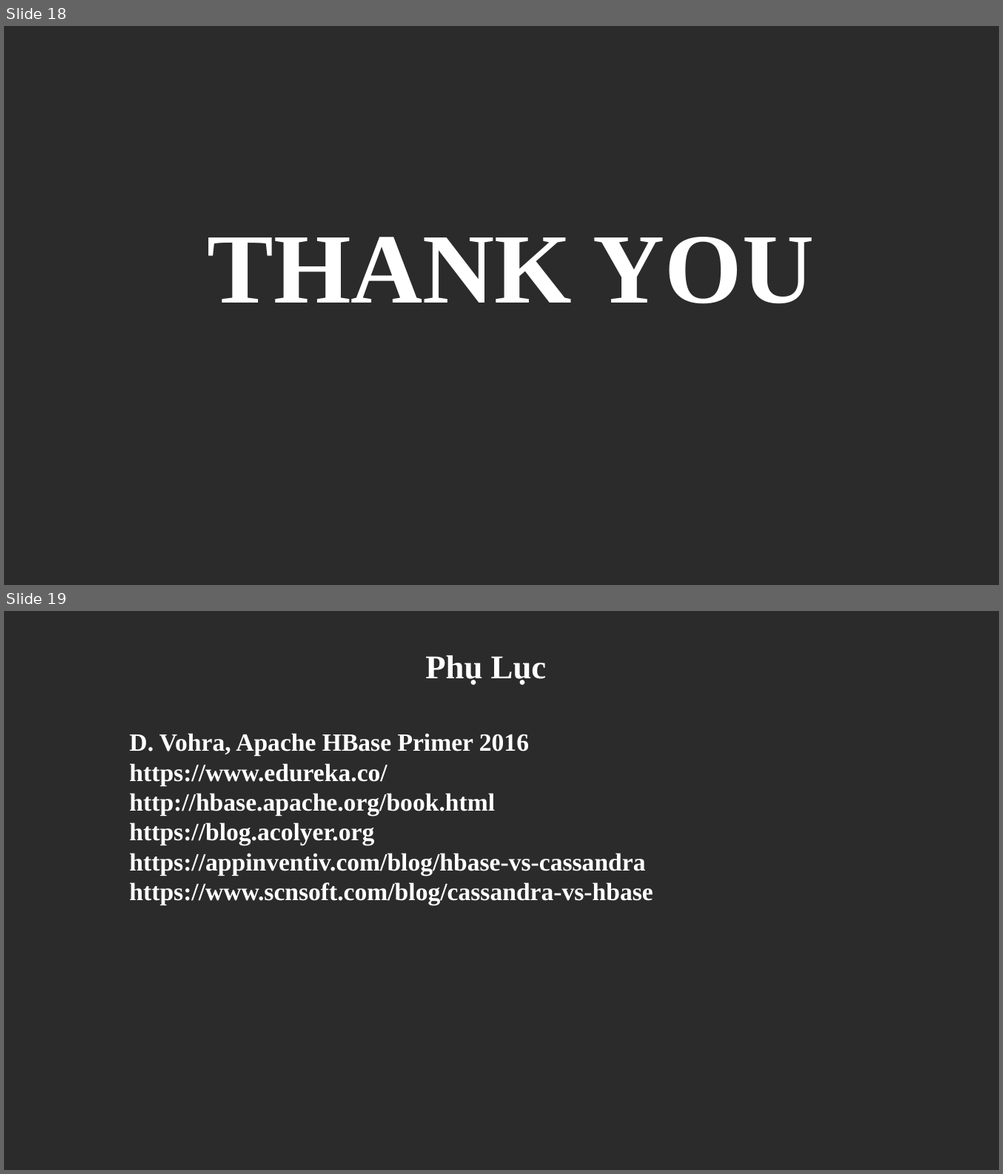
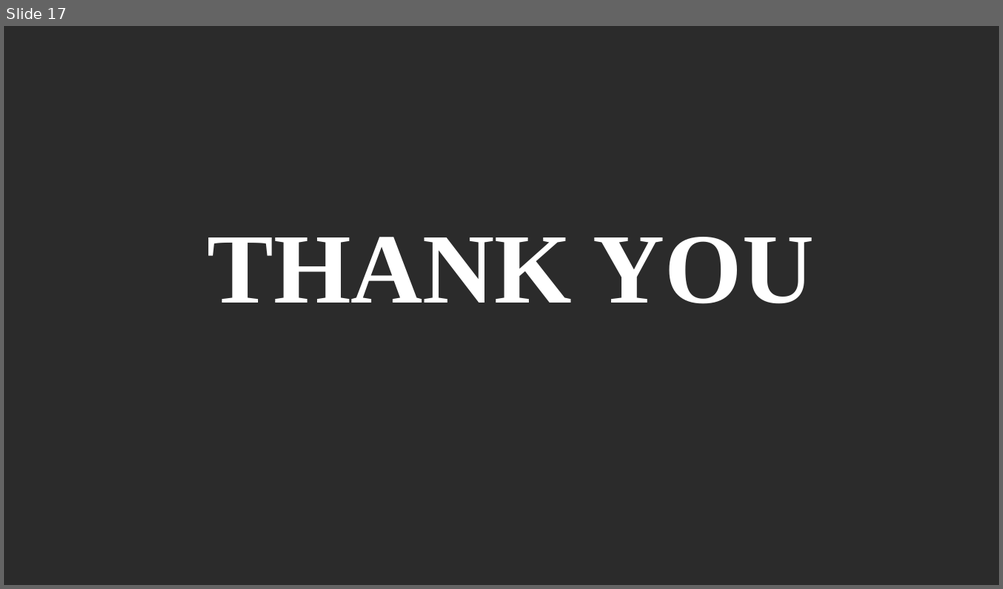
Before and after one commit to trandinhlam/document, a slide deck: CSDLNangCao/seminar_slide.pptx. Shown one above the other, each under a label of ours: slides 18 and 19 before the commit, slide 17 after it. The pictures are 1003x1174 and 1003x589 pixels, drawn with LibreOffice and Linux fonts; fonts in the diff are those of the drawing; background and template pictures are left out; a plain dark background stands for a picture behind light text. Boxes give left, top, right and bottom in pixels: in the first picture for what was removed or moved away, otherwise in the second. Text is boxed around its words. In the diff, an @@ line names an element or a change of style, - is before the commit and + after.

```diff
--- a/CSDLNangCao/seminar_slide.pptx
+++ b/CSDLNangCao/seminar_slide.pptx
@@ slide 19 removed at (4, 611, 999, 1170), background picture (left out) @@
@@ text removed at (425, 655, 546, 685) @@
-Phụ Lục
@@ text removed at (129, 733, 652, 905) @@
-D. Vohra, Apache HBase Primer 2016
-https://www.edureka.co/
-http://hbase.apache.org/book.html
-https://blog.acolyer.org
-https://appinventiv.com/blog/hbase-vs-cassandra
-https://www.scnsoft.com/blog/cassandra-vs-hbase
@@ what was slide 18 is now slide 17 @@
```
Also in this commit, not shown: 19 slides changed, 1 slide added, 1 other slide removed, 16 other files.
